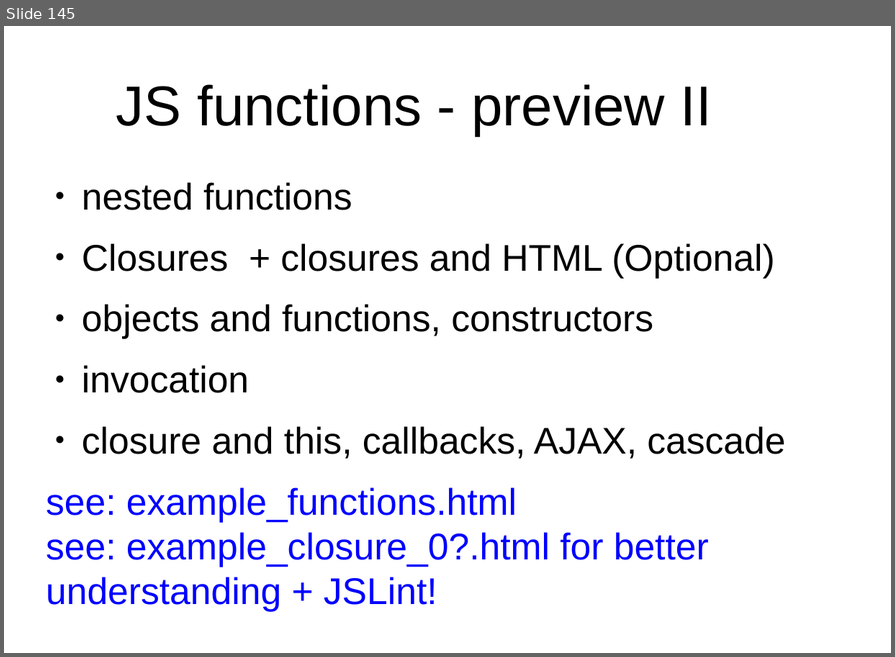
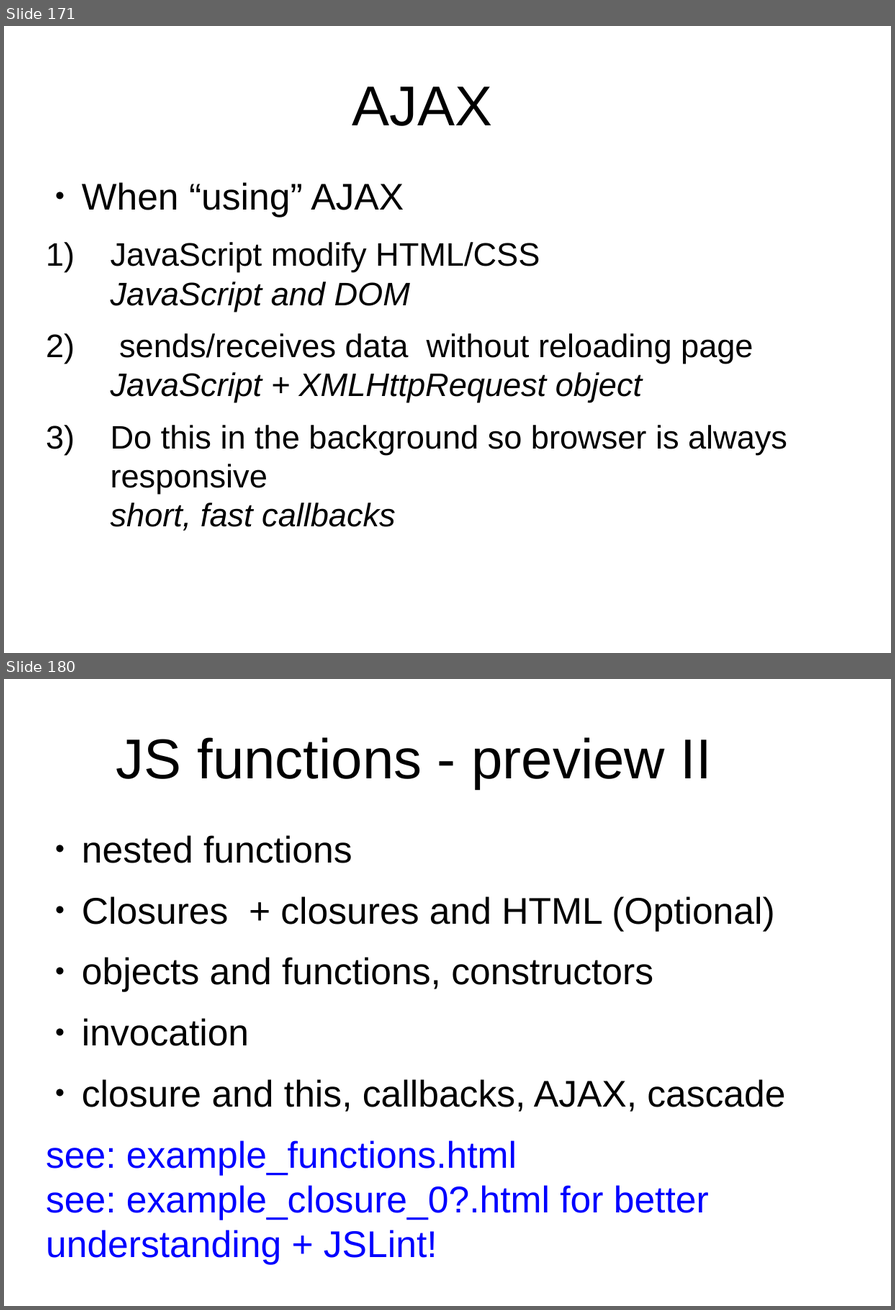
Before and after one commit to peterborkuti/other, a slide deck: JavaScriptBasics/jsbasics-slide.odp. Shown one above the other, each under a label of ours: slide 145 before the commit, slides 171 and 180 after it; the slides between them are not shown. The pictures are 895x657 and 895x1310 pixels, drawn with LibreOffice and Linux fonts; fonts in the diff are those of the drawing; background and template pictures are left out. Boxes give left, top, right and bottom in pixels: in the first picture for what was removed or moved away, otherwise in the second. Text is boxed around its words. In the diff, an @@ line names an element or a change of style, - is before the commit and + after.

```diff
--- a/JavaScriptBasics/jsbasics-slide.odp
+++ b/JavaScriptBasics/jsbasics-slide.odp
@@ slide 171 added at <box>4,26,891,653</box>, background #FFFFFF @@
@@ title added at <box>352,86,492,126</box>, 53.3 pt, text #000000 @@
+AJAX
@@ text added at <box>82,182,787,531</box>, 30.9 pt, text #000000 @@
+● When “using” AJAX
+  1) JavaScript modify HTML/CSS
+     JavaScript and DOM
+  2) sends/receives data without reloading page
+     JavaScript + XMLHttpRequest object
+  3) Do this in the background so browser is always responsive
+     short, fast callbacks
@@ what was slide 145 is now slide 180 @@
```
Also in this commit, not shown: 1 slide changed, 34 other slides added, 2 other files.
